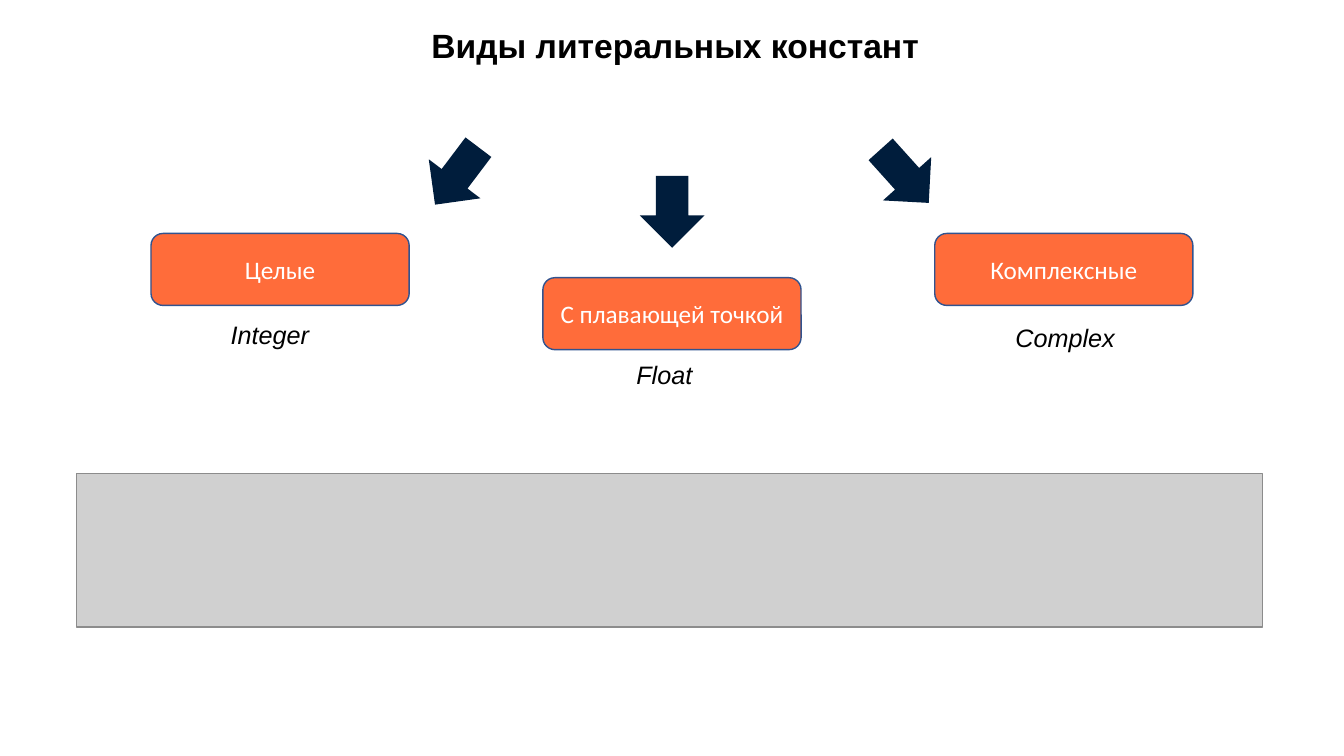
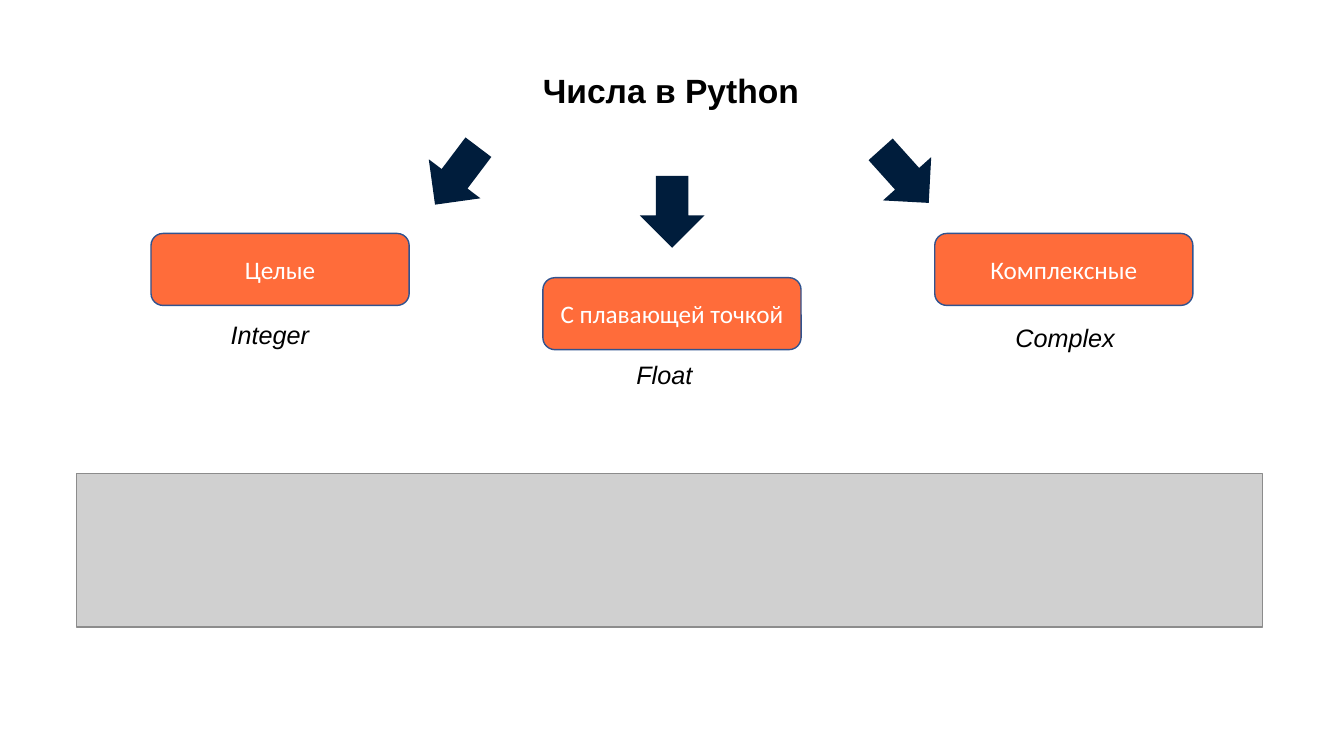
Before and after one commit to azamat7087/python_lessons_ver.2, a slide deck: slide 8 of lesson 1/Lesson_1_presentation.pptx. Drawn at 1344x756 pixels with LibreOffice and Linux fonts; fonts in the diff are those of the drawing; grey boxes stand for pictures. Boxes give left, top, right and bottom in pixels: in the first picture for what was removed or moved away, otherwise in the second. Text is boxed around its words. In the diff, an @@ line names an element or a change of style, - is before the commit and + after.

```diff
--- a/lesson 1/Lesson_1_presentation.pptx
+++ b/lesson 1/Lesson_1_presentation.pptx
@@ text at <box>543,78,799,110</box>: text changed @@
-Виды литеральных констант
+Числа в Python
```
Also in this commit, not shown: 15 other files.
